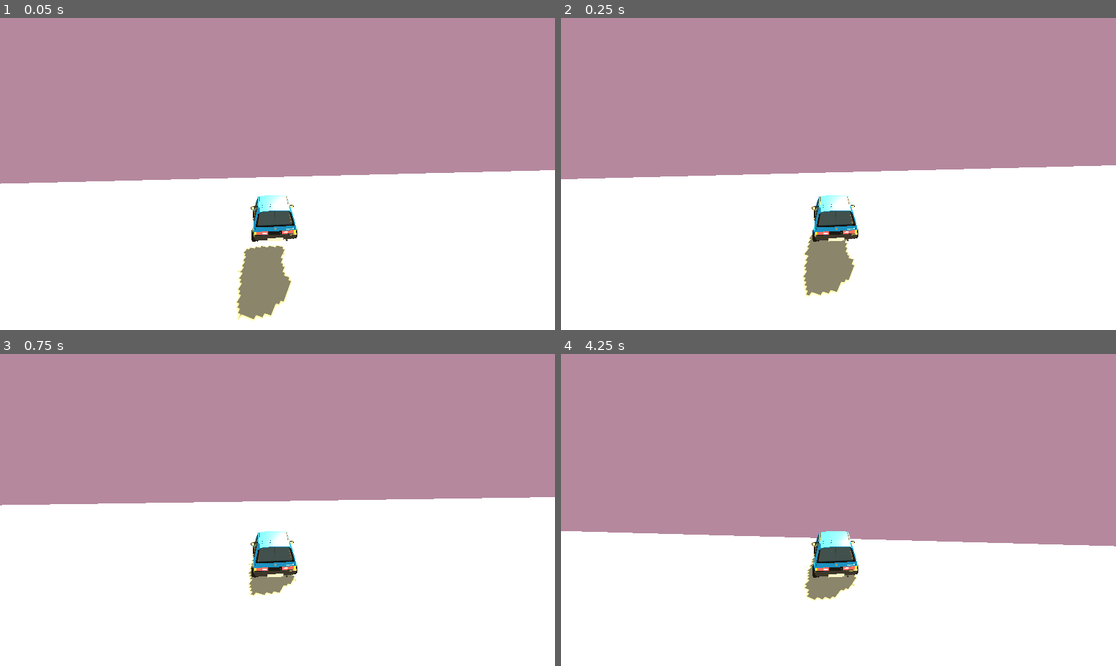
Above: before the commit, frames 1-4 (two rows, left to right).
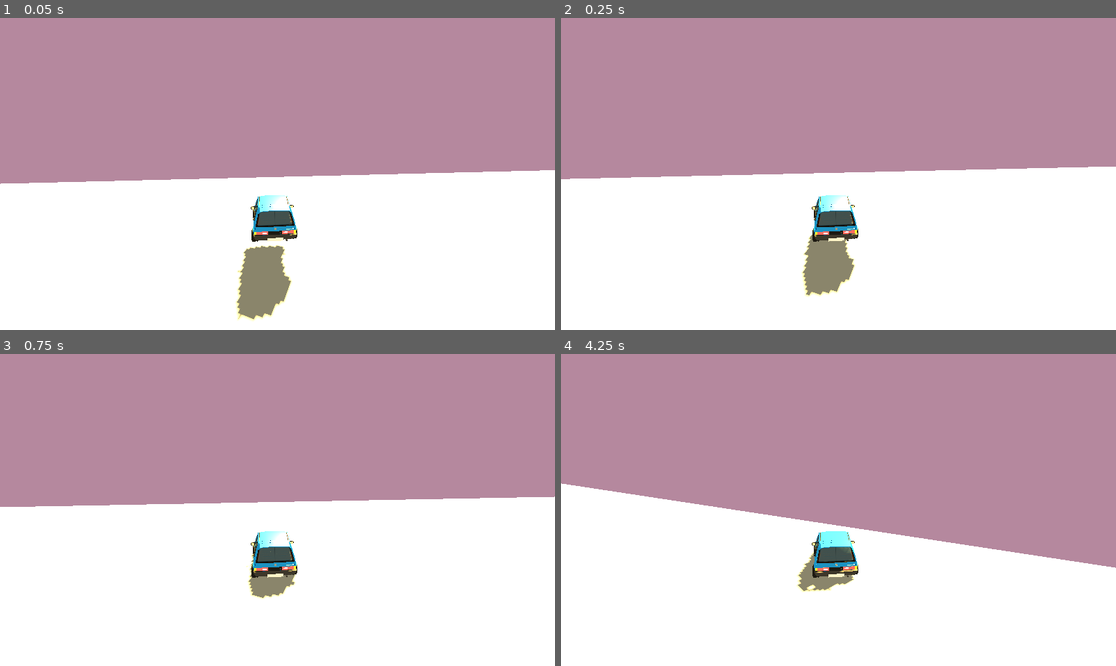
Above: after the commit, the same moments.

Repository: pstaykov/CarInTheEQ
Game: Godot game, scene res://main.tscn
The game is run twice, just before and just after one commit, with the same random seed, the same clock (stepped at 60 frames per second) and the same inputs.
Inputs:
- Up to frame 1 (0.05 s): no input
- Up to frame 2 (0.25 s): no input
- Up to frame 3 (0.75 s): hold D (turn_right) from 0.53 s (still down)
- Up to frame 4 (4.25 s): tap Enter at 1.25 s; release D (turn_right) at 1.28 s; hold S (brake) 1.28-2.03 s; hold D (turn_right) 2.03-2.78 s; tap Space at 2.75 s; hold W (accelerate) 2.78-3.53 s; hold A (turn_left) from 3.53 s (still down)

Frame 1 is identical in both runs. In frame 2, 0.2% of the frame differs, in the area x 1-100%, y 47-90%; in frame 3, 0.5%; in frame 4, 6.9%, in the area x 0-100%, y 41-80%.

Commit message:
fix driving
make heavier, more powerful, change center of gravity make steering slower

Diff:
--- a/main.tscn
+++ b/main.tscn
@@ -16,7 +16,7 @@
 size = Vector3(2.0274, 1, 0.994934)
 
 [sub_resource type="BoxShape3D" id="BoxShape3D_1bvp3"]
-size = Vector3(2.02046, 2.19301, 0.906738)
+size = Vector3(1.02294, 2.2668, 0.657196)
 
 [node name="Node3D" type="Node3D"]
 
@@ -44,10 +44,16 @@
 
 [node name="VehicleBody3D" type="VehicleBody3D" parent="."]
 transform = Transform3D(1, 0, 0, 0, 1, 0, 0, 0, 1, 0, 0.660243, 0)
+mass = 300.0
+center_of_mass_mode = 1
+center_of_mass = Vector3(0, -0.32, 0)
 script = ExtResource("1_ig7tw")
+max_engine_force = 2000.0
+max_brake = 20.0
+steer_speed = 3.0
 
 [node name="CollisionShape3D" type="CollisionShape3D" parent="VehicleBody3D"]
-transform = Transform3D(1.31, 0, 0, 0, 0.437, 0, 0, 0, 2.62, -0.490709, 0.500106, 0.360375)
+transform = Transform3D(1.31, 0, 0, 0, 0.437, 0, 0, 0, 2.62, 0.0200424, 0.483982, 0.0334751)
 shape = SubResource("BoxShape3D_1bvp3")
 
 [node name="WheelFL" type="VehicleWheel3D" parent="VehicleBody3D"]
